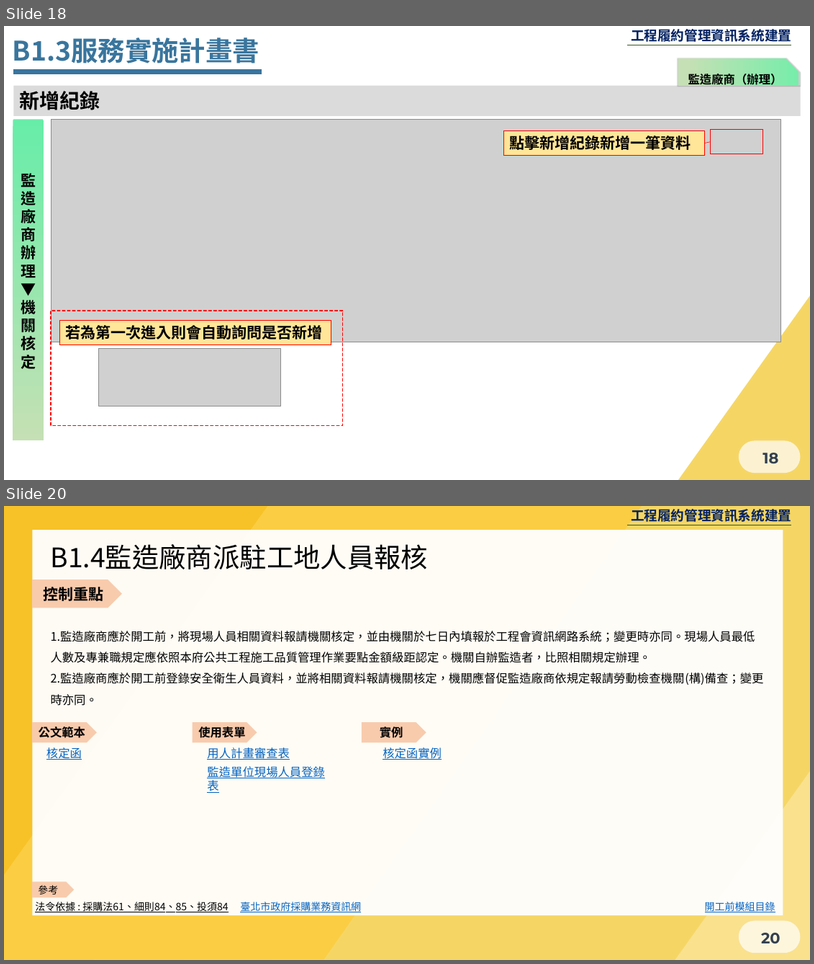
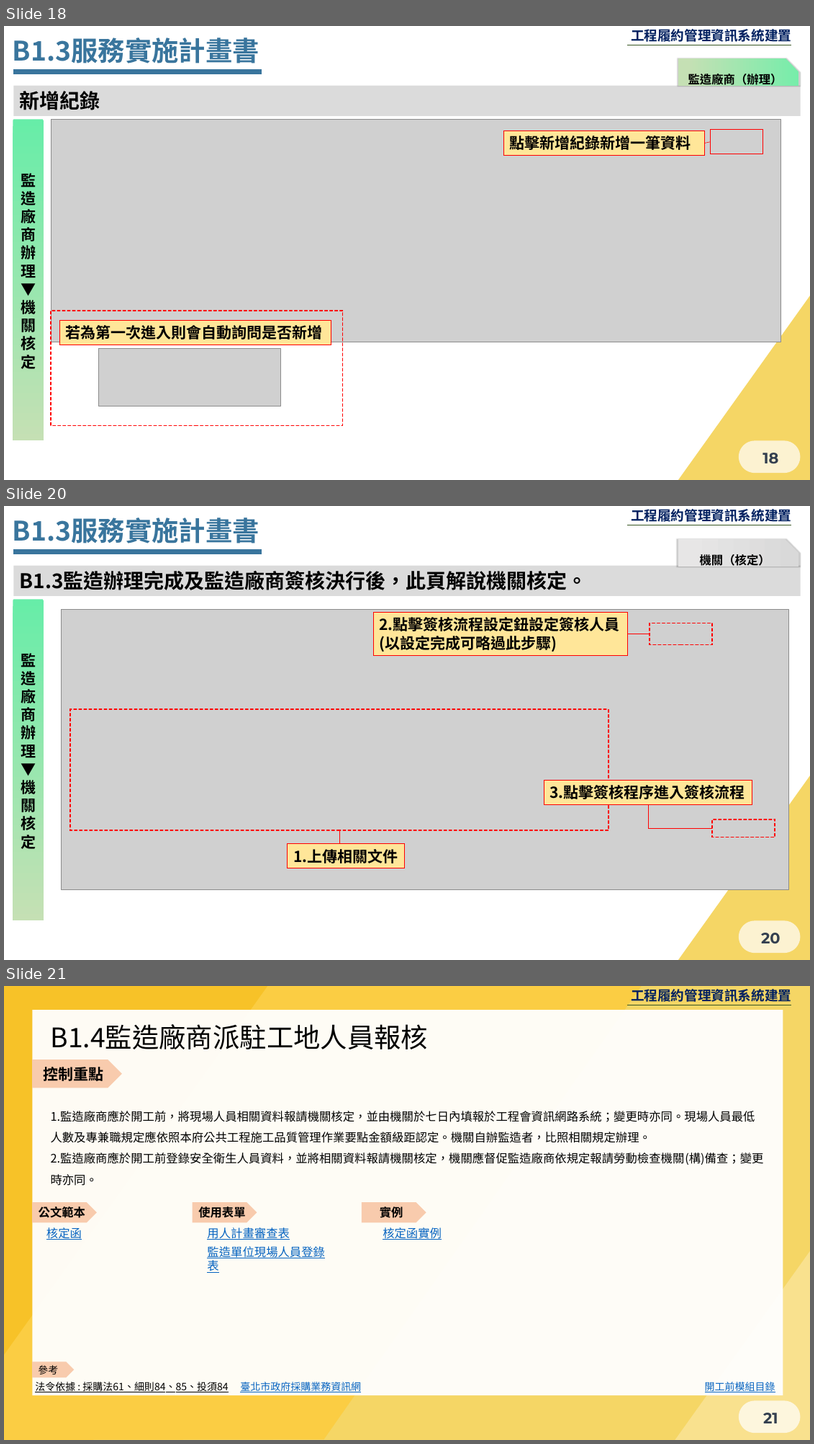
Before and after one commit to Menigo/SunriseDocument, a slide deck: 開工前.pptx. Shown one above the other, each under a label of ours: slides 18 and 20 before the commit, slides 18, 20 and 21 after it; the slides between them are not shown. The pictures are 814x964 and 814x1444 pixels, drawn with LibreOffice and Linux fonts; fonts in the diff are those of the drawing; grey boxes stand for pictures; background and template pictures are left out. Boxes give left, top, right and bottom in pixels: in the first picture for what was removed or moved away, otherwise in the second. Text is boxed around its words. In the diff, an @@ line names an element or a change of style, - is before the commit and + after.

```diff
--- a/開工前.pptx
+++ b/開工前.pptx
@@ slide 20 added at bbox=[4, 506, 810, 960], background #F5D665; not listed: 8 template elements that a slide beside it also shows @@
@@ text added at bbox=[13, 518, 260, 543], 32 pt, text #39759D, bold @@
+B1.3服務實施計畫書
@@ snip rect added at bbox=[679, 539, 799, 566], fill gradient #D9D9D9 to #E7E6E6, 14 pt, text #000000, bold @@
+機關（核定）
@@ rectangle added at bbox=[13, 565, 801, 595], fill #DBDBDB, 24 pt, text #000000, bold @@
+B1.3監造辦理完成及監造廠商簽核決行後，此頁解說機關核定。
@@ line added from (13, 552) to (262, 552), #39759D 6 pt @@
@@ rounded rectangle added at bbox=[13, 599, 44, 921], fill gradient #67EDA8 to #C5E0B4, 18 pt, text #000000, bold @@
+監造廠商辦理▼機關核定
@@ picture added at bbox=[62, 610, 790, 889] @@
@@ rectangle added at bbox=[373, 613, 628, 656], fill #FFE699, outline #FF0000 0.75 pt, 18 pt, text #000000, bold @@
+2.點擊簽核流程設定鈕設定簽核人員
+(以設定完成可略過此步驟)
@@ line added from (628, 633) to (650, 633), #FF0000 0.5 pt @@
@@ rectangle added at bbox=[650, 623, 713, 645], outline #FF0000 1.5 pt dashed @@
@@ rectangle added at bbox=[70, 709, 609, 830], outline #FF0000 1.5 pt dashed @@
@@ rectangle added at bbox=[544, 780, 753, 804], fill #FFE699, outline #FF0000 0.75 pt, 18 pt, text #000000, bold @@
+3.點擊簽核程序進入簽核流程
@@ elbow line added from (648, 804) to (713, 828), #FF0000 0.5 pt @@
@@ rectangle added at bbox=[713, 818, 776, 837], outline #FF0000 1.5 pt dashed @@
@@ rectangle added at bbox=[288, 844, 404, 867], fill #FFE699, outline #FF0000 0.75 pt, 18 pt, text #000000, bold @@
+1.上傳相關文件
@@ line added from (340, 844) to (340, 830), #FF0000 0.5 pt @@
@@ what was slide 20 is now slide 21 @@
@@ page number at bbox=[764, 1412, 779, 1423]: text changed @@
-20
+21
```
Also in this commit, not shown: 1 slide changed, 1 other file.
